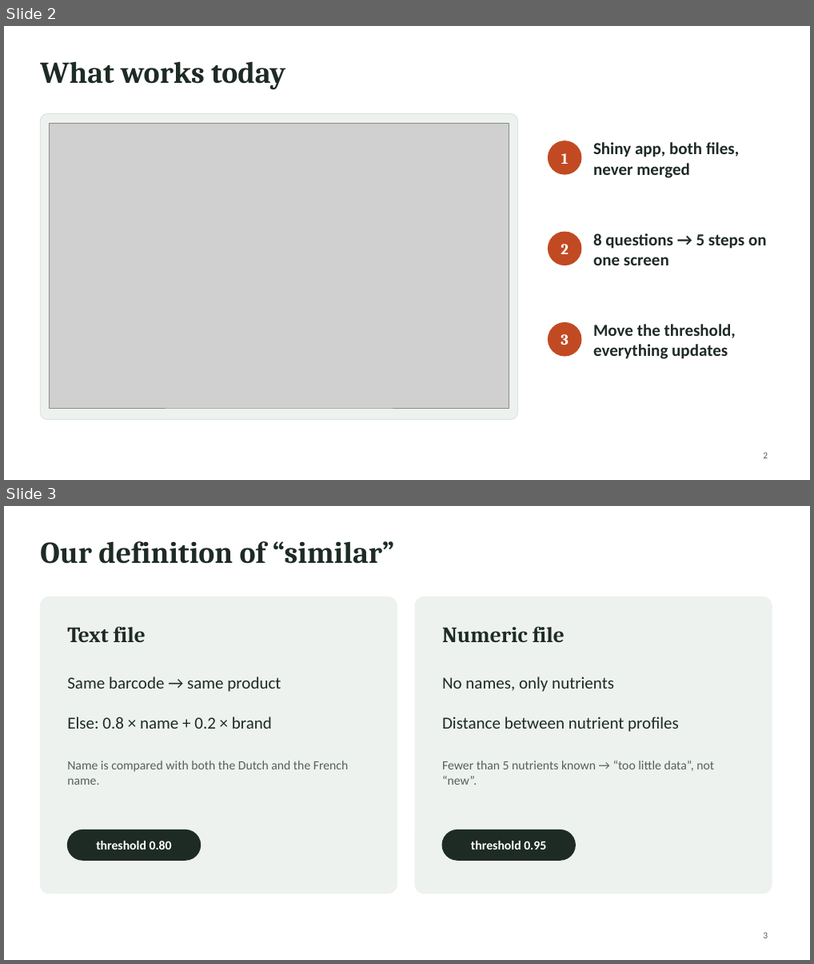
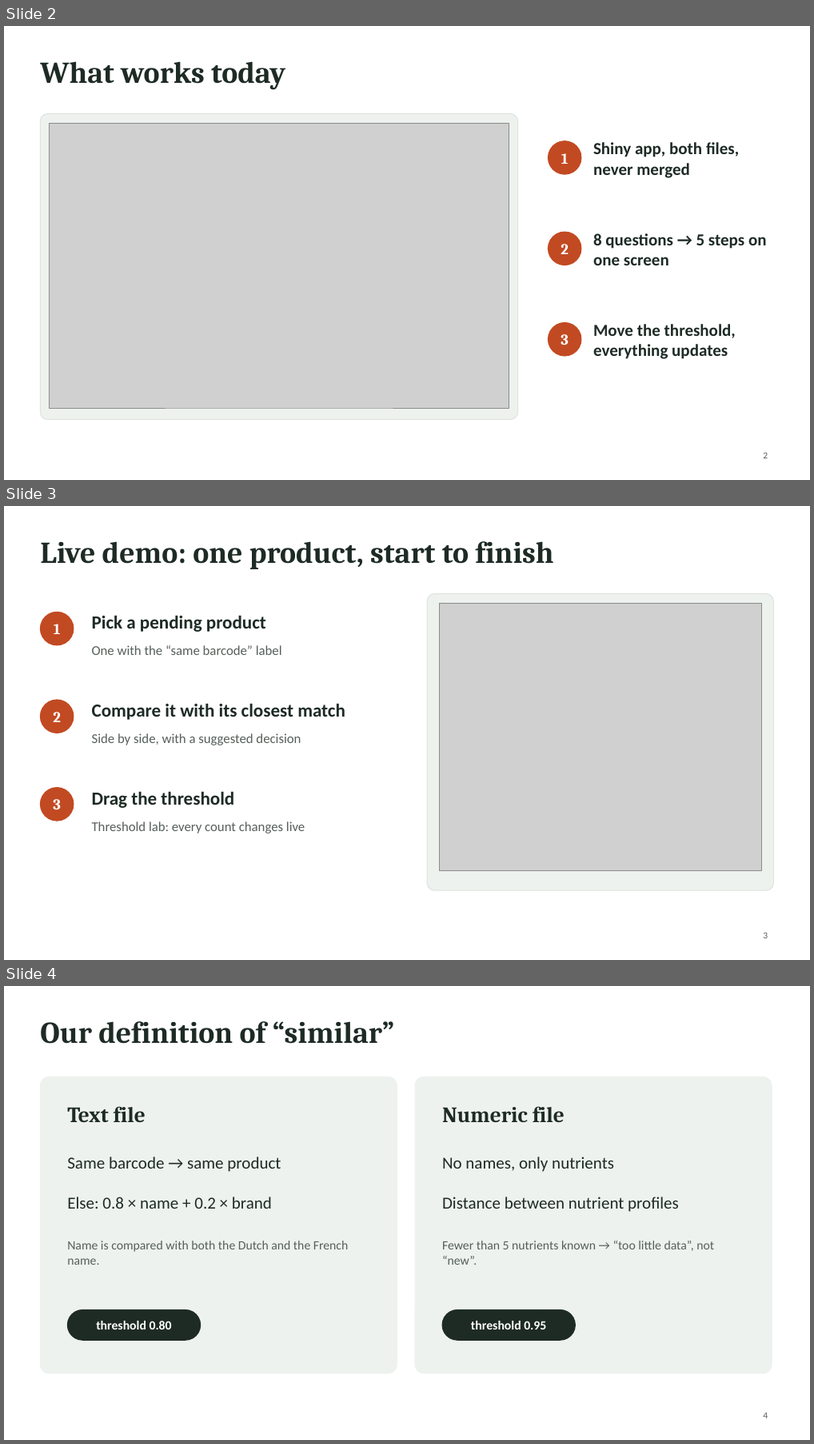
Before and after one commit to KaranSembhiUCLL/Data-Visualization, a slide deck: Slides/FoodCheck_TeamF8_presentation.pptx. Shown one above the other, each under a label of ours: slides 2 and 3 before the commit, slides 2, 3 and 4 after it. The pictures are 814x964 and 814x1444 pixels, drawn with LibreOffice and Linux fonts; fonts in the diff are those of the drawing; grey boxes stand for pictures. Boxes give left, top, right and bottom in pixels: in the first picture for what was removed or moved away, otherwise in the second. Text is boxed around its words. In the diff, an @@ line names an element or a change of style, - is before the commit and + after.

Commit message:
done

```diff
--- a/Slides/FoodCheck_TeamF8_presentation.pptx
+++ b/Slides/FoodCheck_TeamF8_presentation.pptx
@@ slide 3 added at (x1=4, y1=506, x2=810, y2=960), background #FFFFFF @@
@@ title added at (x1=40, y1=541, x2=554, y2=569), 36 pt, text #1E2B25, bold @@
+Live demo: one product, start to finish
@@ rounded rectangle added at (x1=427, y1=594, x2=774, y2=890), fill #EEF2EF, outline #DDE3DF 1 pt @@
@@ ellipse added at (x1=40, y1=612, x2=74, y2=645), fill #C24A22, outline #C24A22 1 pt @@
@@ text added at (x1=54, y1=624, x2=61, y2=634), 18 pt, text #FFFFFF, bold @@
+1
@@ text added at (x1=92, y1=615, x2=266, y2=632), 22 pt, text #1E2B25, bold @@
+Pick a pending product
@@ picture added at (x1=439, y1=603, x2=762, y2=871) @@
@@ text added at (x1=92, y1=645, x2=282, y2=655), 16 pt, text #55605A @@
+One with the “same barcode” label
@@ ellipse added at (x1=40, y1=700, x2=74, y2=733), fill #C24A22, outline #C24A22 1 pt @@
@@ text added at (x1=53, y1=712, x2=61, y2=722), 18 pt, text #FFFFFF, bold @@
+2
@@ text added at (x1=92, y1=703, x2=346, y2=720), 22 pt, text #1E2B25, bold @@
+Compare it with its closest match
@@ text added at (x1=92, y1=733, x2=301, y2=745), 16 pt, text #55605A @@
+Side by side, with a suggested decision
@@ ellipse added at (x1=40, y1=788, x2=74, y2=820), fill #C24A22, outline #C24A22 1 pt @@
@@ text added at (x1=92, y1=791, x2=234, y2=808), 22 pt, text #1E2B25, bold @@
+Drag the threshold
@@ text added at (x1=53, y1=799, x2=61, y2=809), 18 pt, text #FFFFFF, bold @@
+3
@@ text added at (x1=92, y1=821, x2=305, y2=833), 16 pt, text #55605A @@
+Threshold lab: every count changes live
@@ page number added at (x1=763, y1=932, x2=768, y2=938), 11 pt, text #55605A @@
+3
@@ what was slide 3 is now slide 4 @@
@@ page number at (x1=763, y1=1412, x2=768, y2=1418): text changed @@
-3
+4
```
